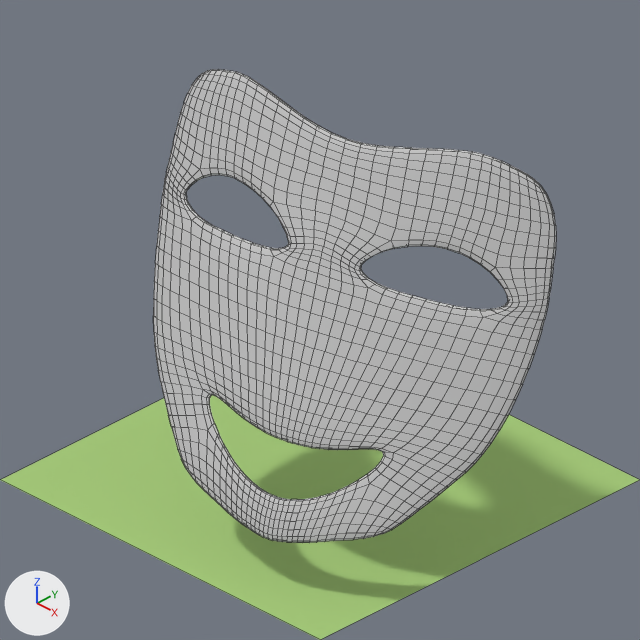
Before and after pictures for a commit that changed the Blender file janexx/gui/ressources/happiness/hapiness-BLENDER-v276.blend.
Before and after are seen from the file's camera 'Camera 45.00'. Every picture has the same lights, and +X, +Y and +Z are marked at lower left. Mesh edges are drawn as thin lines.

The first picture shows 'Ground', 'Plane'.
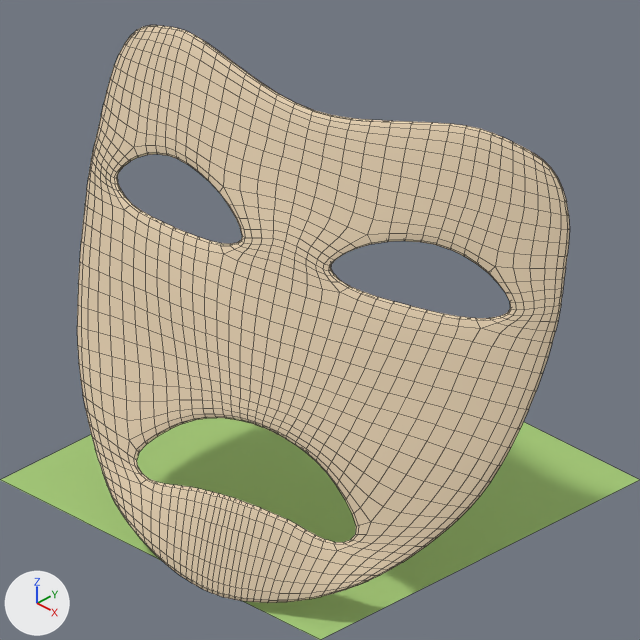
Changed parts and their boxes [x1, y1, x2, y2] in the pictures (640 x 640 px):
'sad', added (beige)
    after: [77, 25, 570, 603]
'Plane', deleted
    before: [153, 69, 556, 543]

Patch to the scene script:
```diff
--- a/janexx/gui/ressources/happiness/hapiness-BLENDER-v276.blend.py
+++ b/janexx/gui/ressources/happiness/hapiness-BLENDER-v276.blend.py
@@ mat_maskmaterial @@
 mat_maskmaterial = diffuse_material('maskmaterial')
-mat_maskmaterial.base_color = (0.613, 0.613, 0.613)  # light grey #cdcdcd
+mat_maskmaterial.base_color = (0.833, 0.675, 0.473)  # beige #ebd6b7
@@ me_plane_003 @@
+me_plane_003.from_pydata(...)  # 176 vertices, 180 faces; spans x -2.11..-0.04, y -0.99..1.0, z 0.02..0.35
+me_plane_003.materials.append(mat_maskmaterial)  # beige #ebd6b7
@@ ob_plane @@
-ob_plane = bpy.data.objects.new('Plane', me_plane_001)
-ob_plane.location = (1.441, 0.0, 1.068)
-ob_plane.rotation_euler = (1.224, 0.0, 0.21)  # degrees (70, 0, 12)
-_m = ob_plane.modifiers.new('Subsurf', 'SUBSURF')
-_m.levels = 2
@@ ob_sad @@
+ob_sad = bpy.data.objects.new('sad', me_plane_003)
+ob_sad.location = (1.576, -0.061, 1.015)
+ob_sad.rotation_euler = (1.224, 0.0, 0.21)  # degrees (70, 0, 12)
+ob_sad.scale = (1.22, 1.22, 1.22)
+_m = ob_sad.modifiers.new('Subsurf', 'SUBSURF')
+_m.levels = 2
```
